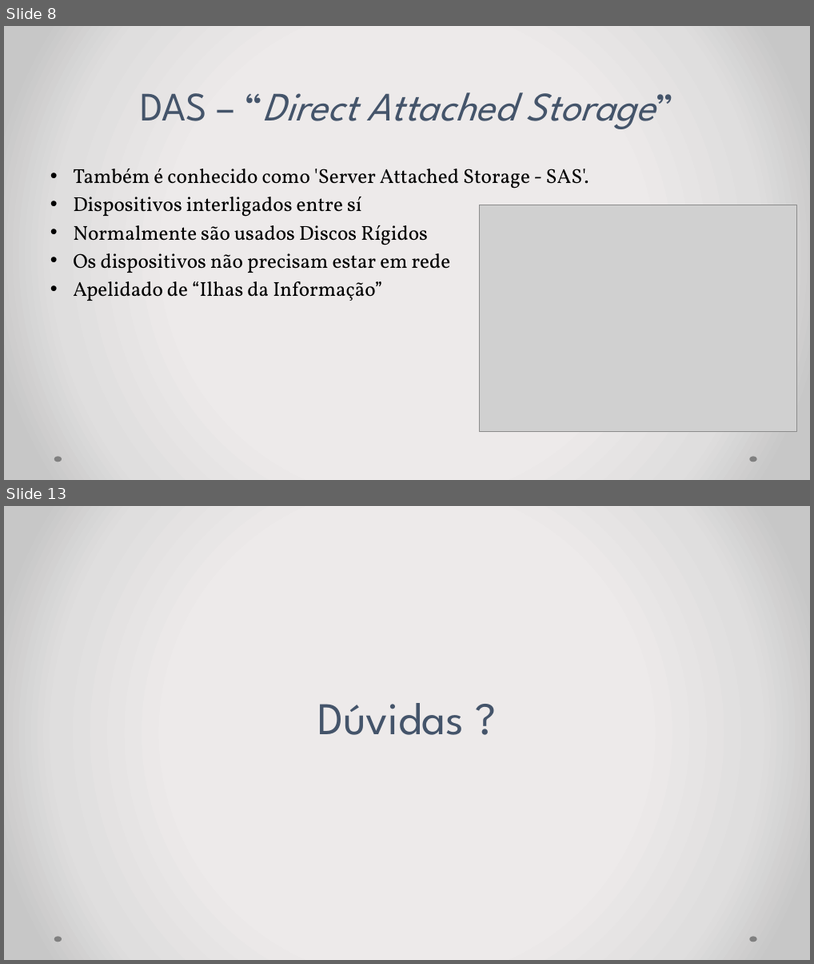
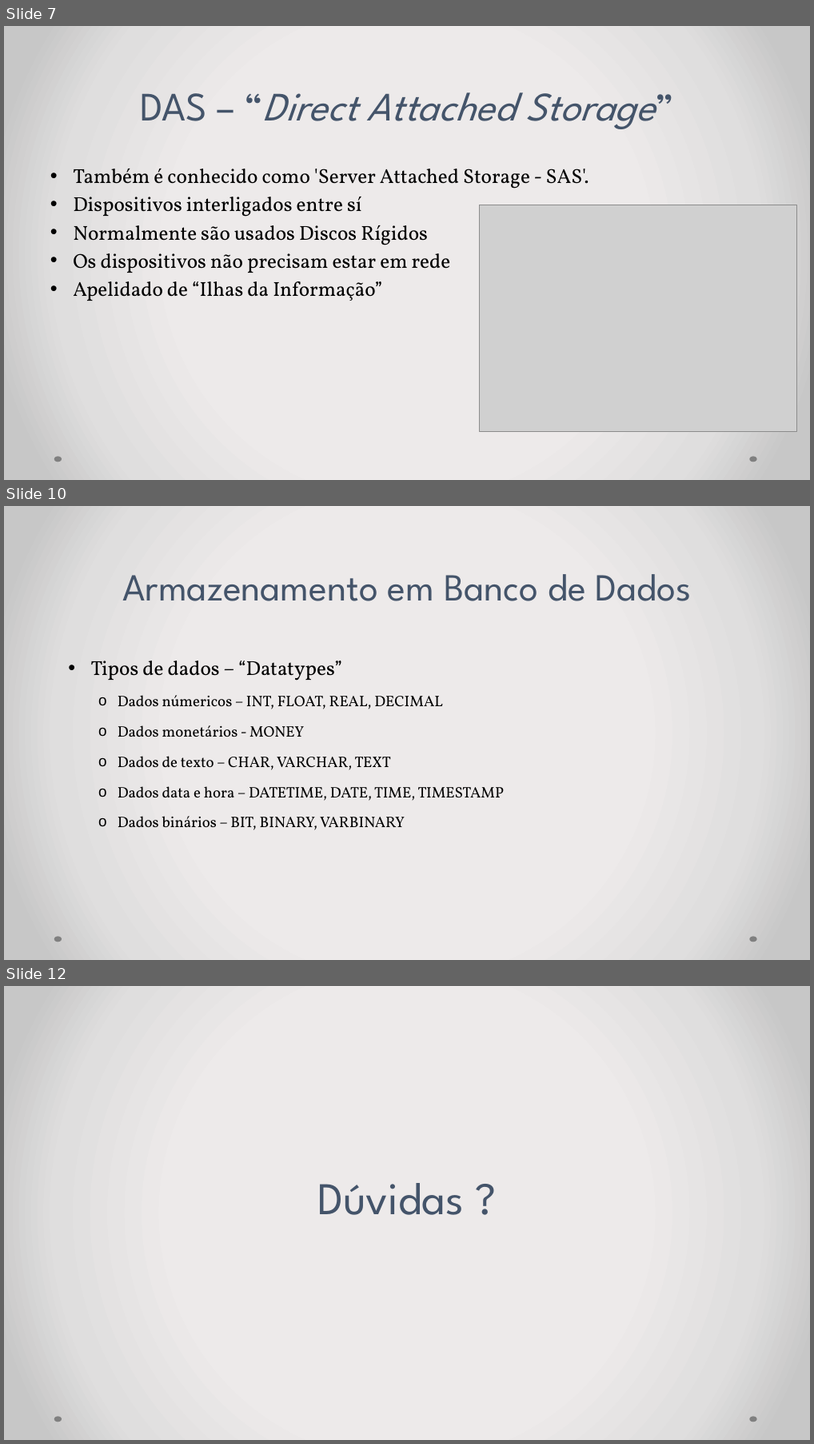
Before and after one commit to IHMHR/Arquitetura-de-Computadores, a slide deck: ApresentacaoArmazenamento.pptx. Shown one above the other, each under a label of ours: slides 8 and 13 before the commit, slides 7, 10 and 12 after it; the slides between them are not shown. The pictures are 814x964 and 814x1444 pixels, drawn with LibreOffice and Linux fonts; fonts in the diff are those of the drawing; grey boxes stand for pictures. Boxes give left, top, right and bottom in pixels: in the first picture for what was removed or moved away, otherwise in the second. Text is boxed around its words. In the diff, an @@ line names an element or a change of style, - is before the commit and + after.

```diff
--- a/ApresentacaoArmazenamento.pptx
+++ b/ApresentacaoArmazenamento.pptx
@@ slide 10 added at (4, 506, 810, 960), background gradient #EDEBEB to #E0DEDE to #C9C7C7; not listed: 2 template elements that a slide beside it also shows @@
@@ title added at (122, 574, 692, 601), 45.5 pt, text #44546A @@
+Armazenamento em Banco de Dados
@@ text added at (91, 660, 505, 830), 18 pt, text #000000 @@
+• Tipos de dados – “Datatypes”
+  o Dados númericos – INT, FLOAT, REAL, DECIMAL
+  o Dados monetários - MONEY
+  o Dados de texto – CHAR, VARCHAR, TEXT
+  o Dados data e hora – DATETIME, DATE, TIME, TIMESTAMP
+  o Dados binários – BIT, BINARY, VARBINARY
@@ what was slide 8 is now slide 7 @@
@@ what was slide 13 is now slide 12 @@
```
Also in this commit, not shown: 2 slides changed, 2 other slides added, 4 slides removed, 3 other files.
